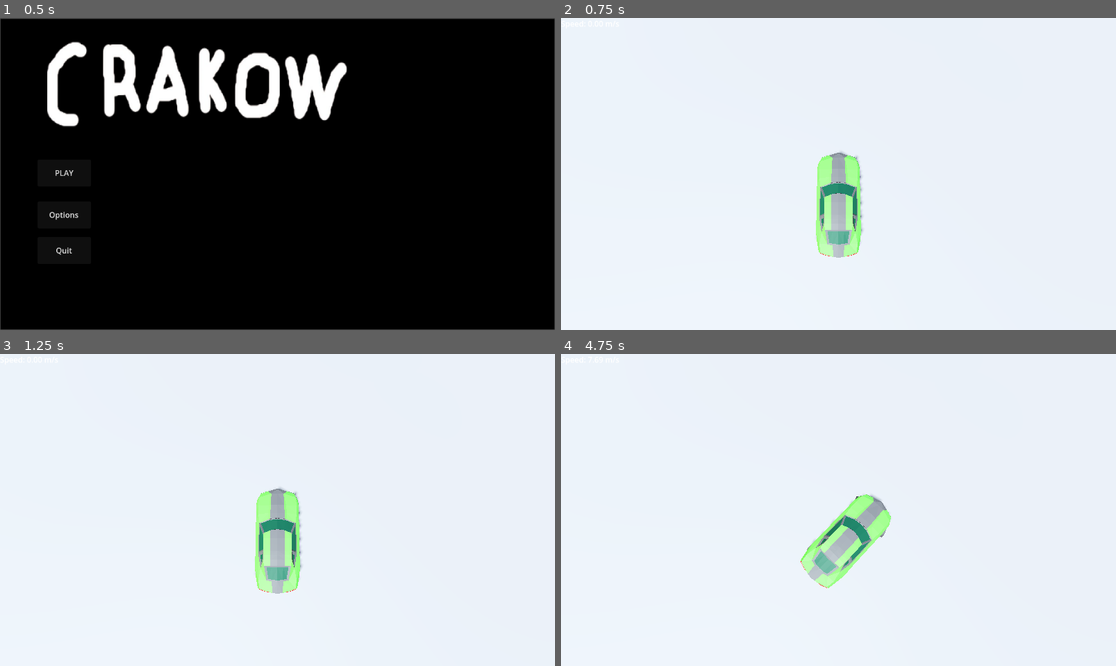
Above: before the commit, frames 1-4 (two rows, left to right).
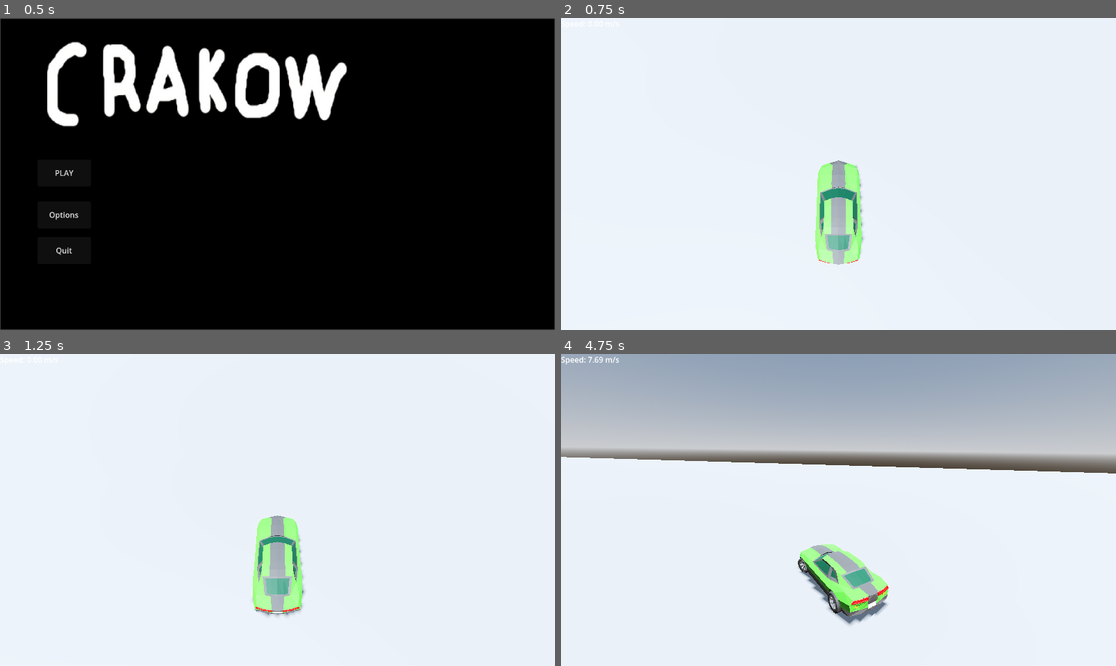
Above: after the commit, the same moments.

Repository: MagmaticPage255/Crakow
Game: Godot game, scene res://Scenes/main_menu.tscn
The game is run twice, just before and just after one commit, with the same random seed, the same clock (stepped at 60 frames per second) and the same inputs.
Inputs:
- Up to frame 1 (0.5 s): no input
- Up to frame 2 (0.75 s): click "PLAY" at 0.5 s
- Up to frame 3 (1.25 s): no input
- Up to frame 4 (4.75 s): hold D (right) 1.28-2.03 s; hold S (down) 2.03-2.78 s; hold D (right) 2.78-3.53 s; hold W (up) 3.53-4.28 s; hold A (left) from 4.28 s (still down)

Frame 1 is identical in both runs. In frame 2, 1.1% of the frame differs, in the area x 45-55%, y 42-80%; in frame 3, 2.5%; in frame 4, 40%, in the area x 0-100%, y 0-87%.

Commit message:
Update TestWorld.tscn

Diff:
--- a/Scenes/TestWorld.tscn
+++ b/Scenes/TestWorld.tscn
@@ -1,7 +1,8 @@
-[gd_scene load_steps=8 format=3 uid="uid://c8twif285brwb"]
+[gd_scene load_steps=9 format=3 uid="uid://c8twif285brwb"]
 
 [ext_resource type="PackedScene" uid="uid://rjx8tx5y7j2p" path="res://addons/srcoder_simplecar/follow_camera.tscn" id="2_4snwc"]
 [ext_resource type="PackedScene" uid="uid://dmbnbs7wljdog" path="res://Scenes/car.tscn" id="2_se0eo"]
+[ext_resource type="PackedScene" uid="uid://c6n3y2kgmio3h" path="res://Scenes/test_objective.tscn" id="3_4snwc"]
 
 [sub_resource type="ProceduralSkyMaterial" id="ProceduralSkyMaterial_se0eo"]
 sky_horizon_color = Color(0.662243, 0.671743, 0.686743, 1)
@@ -42,11 +43,10 @@
 shape = SubResource("ConcavePolygonShape3D_rdsav")
 
 [node name="FollowCamera" parent="." node_paths=PackedStringArray("follow_target") instance=ExtResource("2_4snwc")]
-transform = Transform3D(1, 0, 0, 0, 0.422618, -0.906308, 0, 0.906308, 0.422618, -3.45509, 1.86028, -3.43959)
+transform = Transform3D(1, 0, 0, 0, 0.422618, -0.906308, 0, 0.906308, 0.422618, -3.45509, 4.6291, -3.43959)
 follow_target = NodePath("../Car/CarMesh/CameraTarget")
 camera_height = 0.5
 camera_distance = 3.0
-rotation_damping = 0.0
 
 [node name="Car" parent="." instance=ExtResource("2_se0eo")]
 transform = Transform3D(1, 0, 0, 0, 1, 0, 0, 0, 1, -1.31162, 0.671865, 6.14142)
@@ -60,4 +60,17 @@
 offset_right = 40.0
 offset_bottom = 23.0
 
+[node name="ObjectiveLabel" type="Label" parent="Car/CanvasLayer"]
+visible = false
+offset_left = 467.0
+offset_top = 292.0
+offset_right = 876.0
+offset_bottom = 442.0
+text = "OBJECTIVE COMPLETE"
+
+[node name="test_objective" parent="." instance=ExtResource("3_4snwc")]
+transform = Transform3D(1, 0, 0, 0, 1, 0, 0, 0, 1, -17.643, 9.53674e-07, 37.3364)
+
+[connection signal="body_entered" from="Car" to="test_objective" method="_on_car_body_entered"]
+
 [editable path="Car"]
